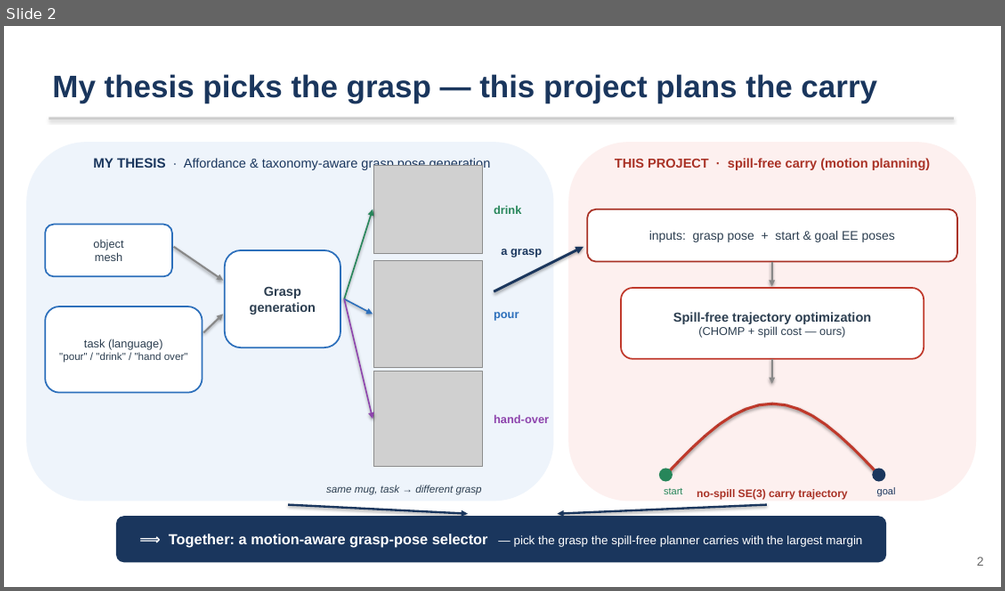
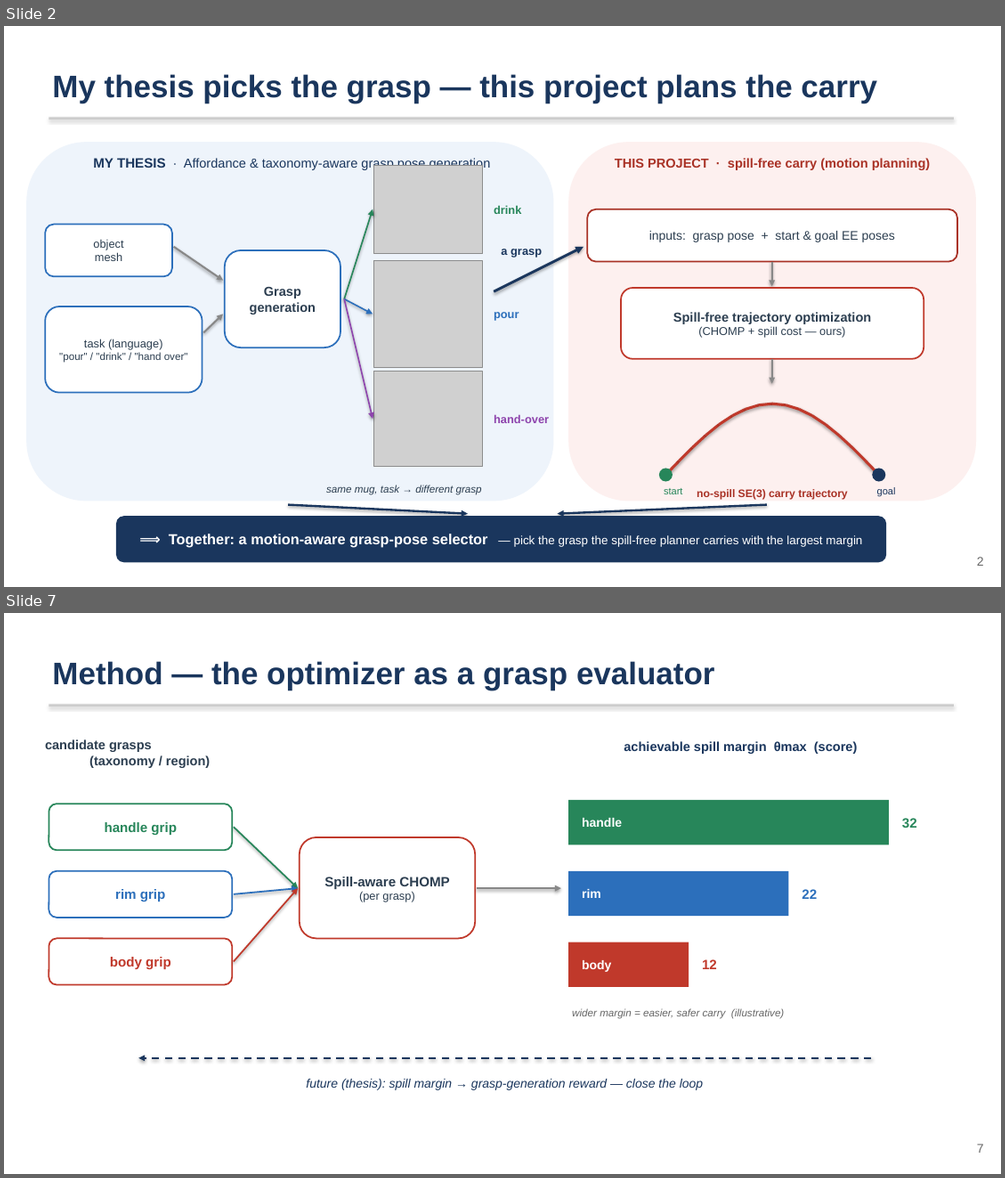
Before and after one commit to jihoon3125/spill-free-mug-trasport, a slide deck: docs/slides_proposal_editable.pptx. Shown one above the other, each under a label of ours: slide 2 before the commit, slides 2 and 7 after it; the slides between them are not shown. The pictures are 1005x591 and 1005x1178 pixels, drawn with LibreOffice and Linux fonts; fonts in the diff are those of the drawing; grey boxes stand for pictures. Boxes give left, top, right and bottom in pixels: in the first picture for what was removed or moved away, otherwise in the second. Text is boxed around its words. In the diff, an @@ line names an element or a change of style, - is before the commit and + after.

```diff
--- a/docs/slides_proposal_editable.pptx
+++ b/docs/slides_proposal_editable.pptx
@@ slide 7 added at (4,613,1001,1174), background #FFFFFF @@
@@ text added at (52,661,714,690), 30 pt, text #1A365D, bold @@
+Method — the optimizer as a grasp evaluator
@@ rectangle added at (48,705,954,706), fill #CCCCCC @@
@@ text added at (45,739,210,768), 12.5 pt, text #2C3E50, bold @@
+candidate grasps
+(taxonomy / region)
@@ text added at (623,741,858,754), 12.5 pt, text #1A365D, bold @@
+achievable spill margin θmax (score)
@@ rounded rectangle added at (48,803,232,850), fill #FFFFFF, outline #27865A 1.5 pt, 13 pt, text #27865A, bold @@
+handle grip
@@ rectangle added at (568,800,889,844), fill #27865A @@
@@ text added at (582,818,622,827), 12 pt, text #FFFFFF, bold @@
+handle
@@ text added at (902,818,917,827), 13 pt, text #27865A, bold @@
+32
@@ arrow added from (234, 827) to (298, 888), #27865A 1.5 pt @@
@@ rounded rectangle added at (299,837,475,938), fill #FFFFFF, outline #C0392B 1.5 pt, 13 pt, text #2C3E50, bold @@
+Spill-aware CHOMP
+(per grasp)
@@ rounded rectangle added at (48,871,232,917), fill #FFFFFF, outline #2C6FBB 1.5 pt, 13 pt, text #2C6FBB, bold @@
+rim grip
@@ rectangle added at (568,871,788,916), fill #2C6FBB @@
@@ arrow added from (234, 894) to (298, 888), #2C6FBB 1.5 pt @@
@@ arrow added from (234, 962) to (298, 888), #C0392B 1.5 pt @@
@@ arrow added from (477, 888) to (561, 888), #888888 2 pt @@
@@ text added at (582,889,601,898), 12 pt, text #FFFFFF, bold @@
+rim
@@ text added at (801,889,817,899), 13 pt, text #2C6FBB, bold @@
+22
@@ rounded rectangle added at (48,938,232,985), fill #FFFFFF, outline #C0392B 1.5 pt, 13 pt, text #C0392B, bold @@
+body grip
@@ rectangle added at (568,942,689,987), fill #C0392B @@
@@ text added at (702,959,717,969), 13 pt, text #C0392B, bold @@
+12
@@ text added at (582,960,611,972), 12 pt, text #FFFFFF, bold @@
+body
@@ text added at (572,1008,784,1019), 10 pt, text #666666, italic @@
+wider margin = easier, safer carry (illustrative)
@@ arrow added from (872, 1058) to (138, 1058), #1A365D 1.8 pt dashed @@
@@ text added at (306,1078,703,1090), 12 pt, text #1A365D, italic @@
+future (thesis): spill margin → grasp-generation reward — close the loop
@@ text added at (977,1143,984,1152), 12 pt, text #666666 @@
+7
```
Also in this commit, not shown: 4 slides changed, 1 other slide added, 3 slides removed, 8 other files.
